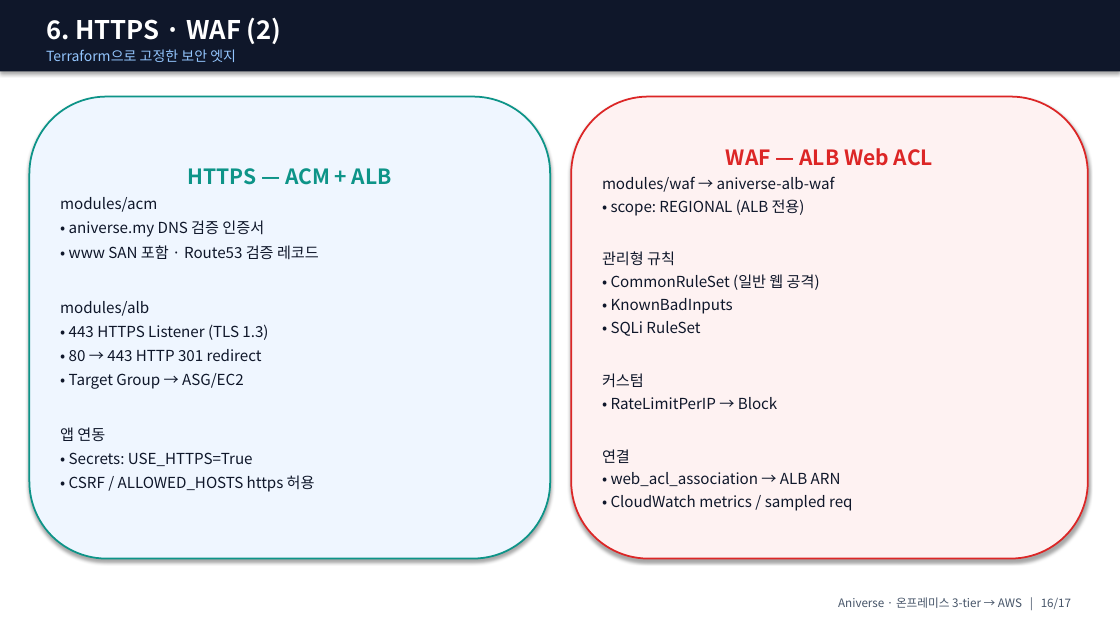
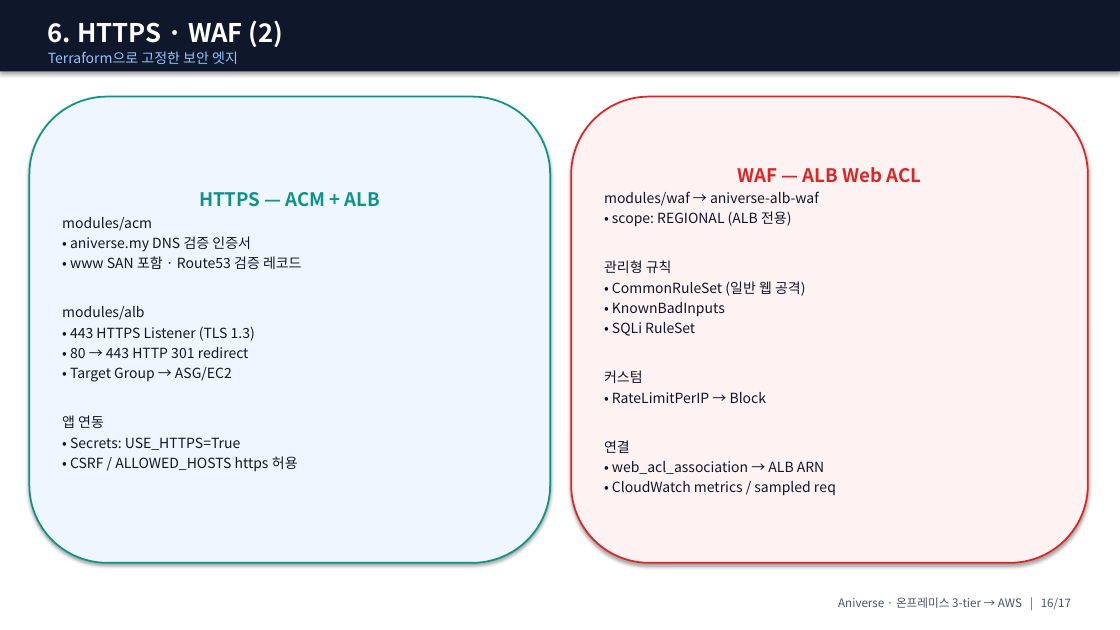
Before and after one commit to ho0215/anime-project-infra, a slide deck: slide 16 of docs/presentation/ppt/Aniverse_발표_강사용.pptx. Drawn at 1120x630 pixels with LibreOffice and Linux fonts; fonts in the diff are those of the drawing. Boxes give left, top, right and bottom in pixels: in the first picture for what was removed or moved away, otherwise in the second. Text is boxed around its words. In the diff, an @@ line names an element or a change of style, - is before the commit and + after.

```diff
--- a/docs/presentation/ppt/Aniverse_발표_강사용.pptx
+++ b/docs/presentation/ppt/Aniverse_발표_강사용.pptx
@@ rounded rectangle "HTTPS — ACM + ALB": place and size @@
-rounded rectangle "HTTPS — ACM + ALB" at [29,97,550,559]
+rounded rectangle "HTTPS — ACM + ALB" at [29,97,550,563]
@@ rounded rectangle "HTTPS — ACM + ALB" at [29,97,550,563]: size 18 to 16 pt in "HTTPS — ACM + ALB"; size 13 to 12 pt; less space between paragraphs @@
@@ rounded rectangle "WAF — ALB Web ACL": place and size @@
-rounded rectangle "WAF — ALB Web ACL" at [571,97,1088,559]
+rounded rectangle "WAF — ALB Web ACL" at [571,97,1088,563]
@@ rounded rectangle "WAF — ALB Web ACL" at [571,97,1088,563]: size 18 to 16 pt in "WAF — ALB Web ACL"; size 13 to 12 pt; less space between paragraphs @@
```
Also in this commit, not shown: 11 other slides changed, 2 other files.
